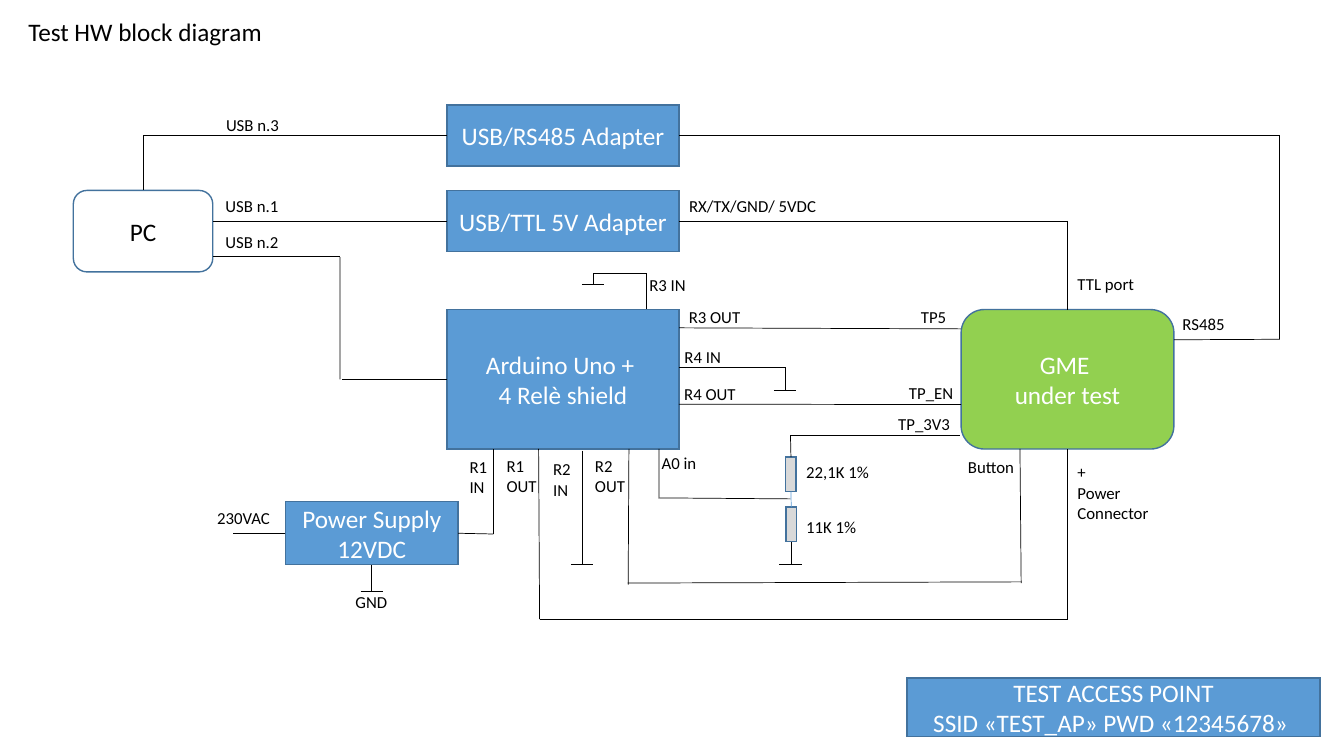
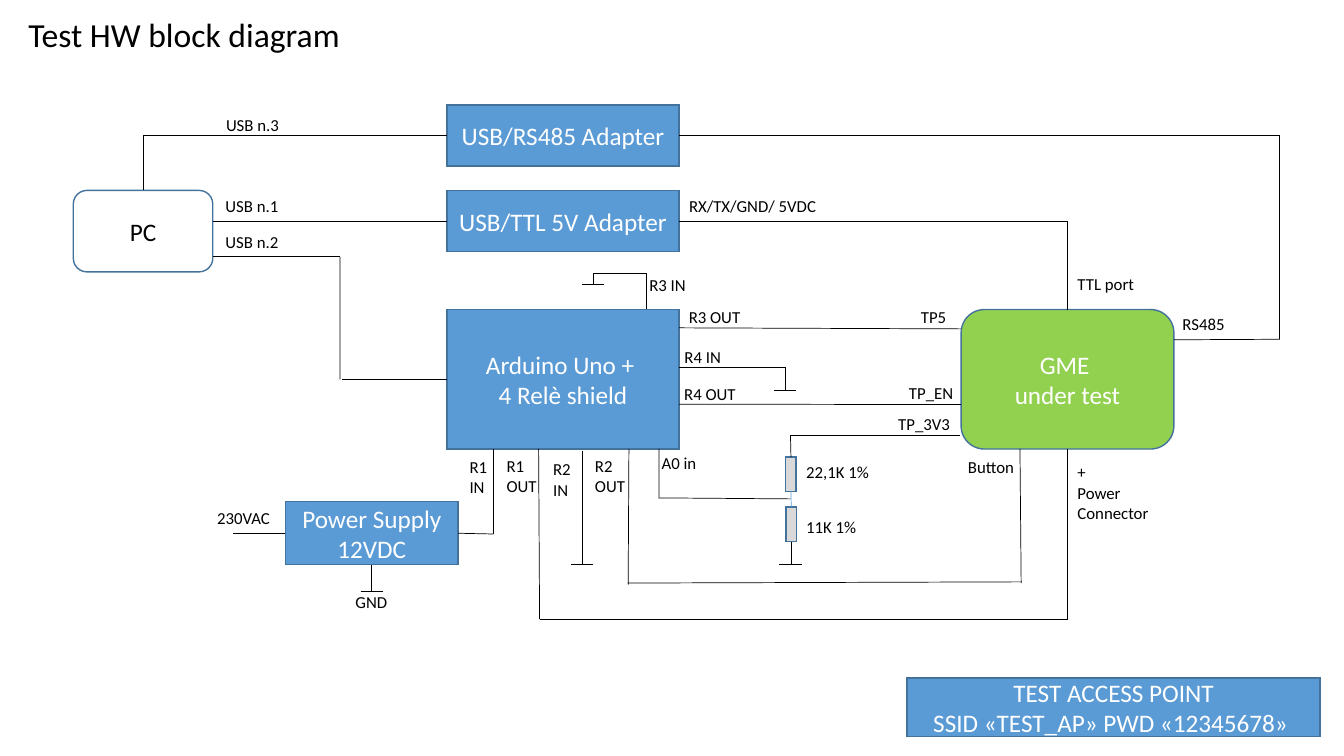
Before and after one commit to accarel/c780_carel_cloud_engine_binary, a slide deck: slide 4 of Utility/USR_Test_HW_Support/Documentation/C780_HW_TEST.pptx. Drawn at 1344x756 pixels with LibreOffice and Linux fonts; fonts in the diff are those of the drawing. Boxes give left, top, right and bottom in pixels: in the first picture for what was removed or moved away, otherwise in the second. Text is boxed around its words. In the diff, an @@ line names an element or a change of style, - is before the commit and + after.

Commit message:
v.1.3 added complete test sequence and revised some points

```diff
--- a/Utility/USR_Test_HW_Support/Documentation/C780_HW_TEST.pptx
+++ b/Utility/USR_Test_HW_Support/Documentation/C780_HW_TEST.pptx
@@ text "Test HW block diagram" at [28,23,339,53]: size 18 to 24 pt @@
```
Also in this commit, not shown: 6 other slides changed.
